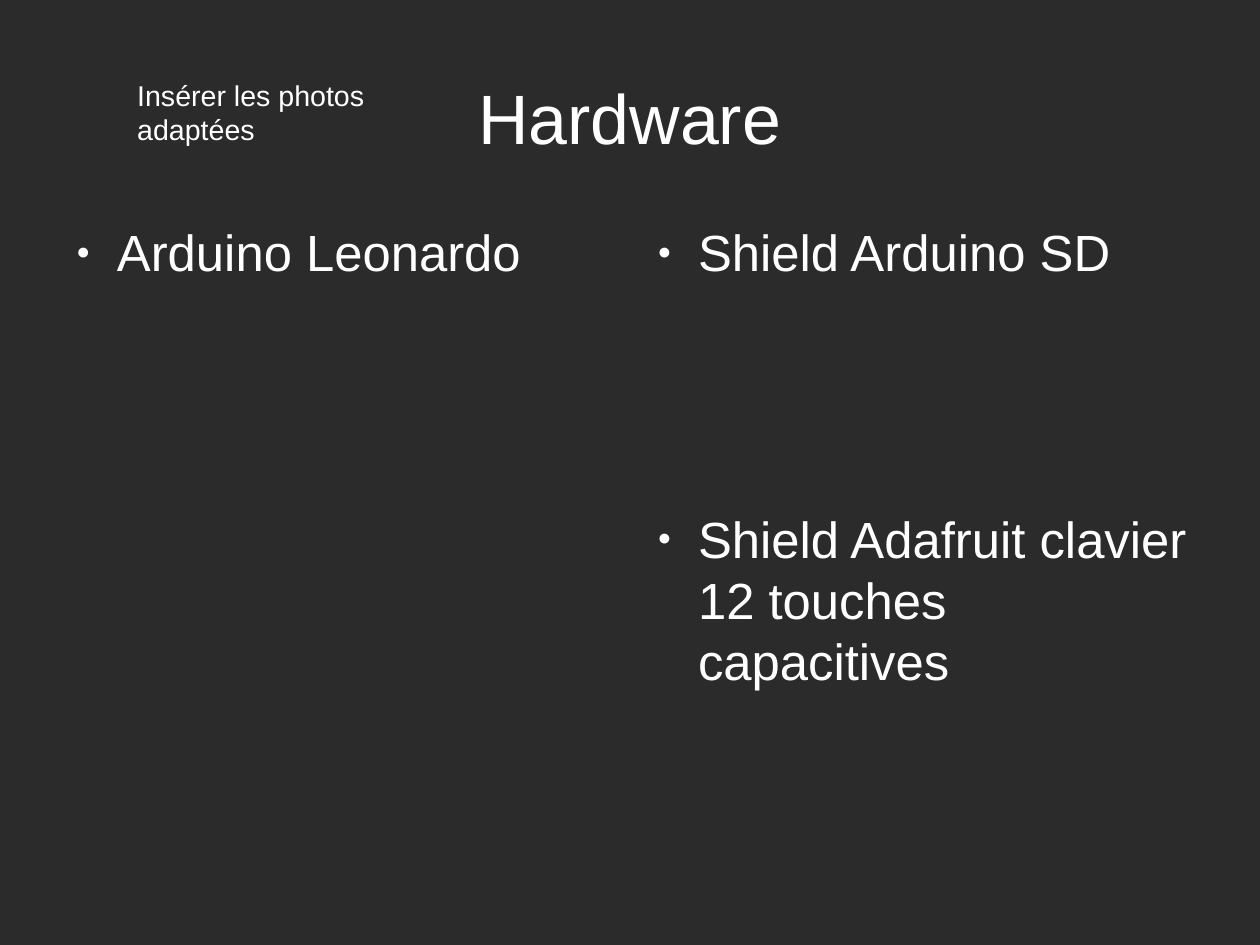
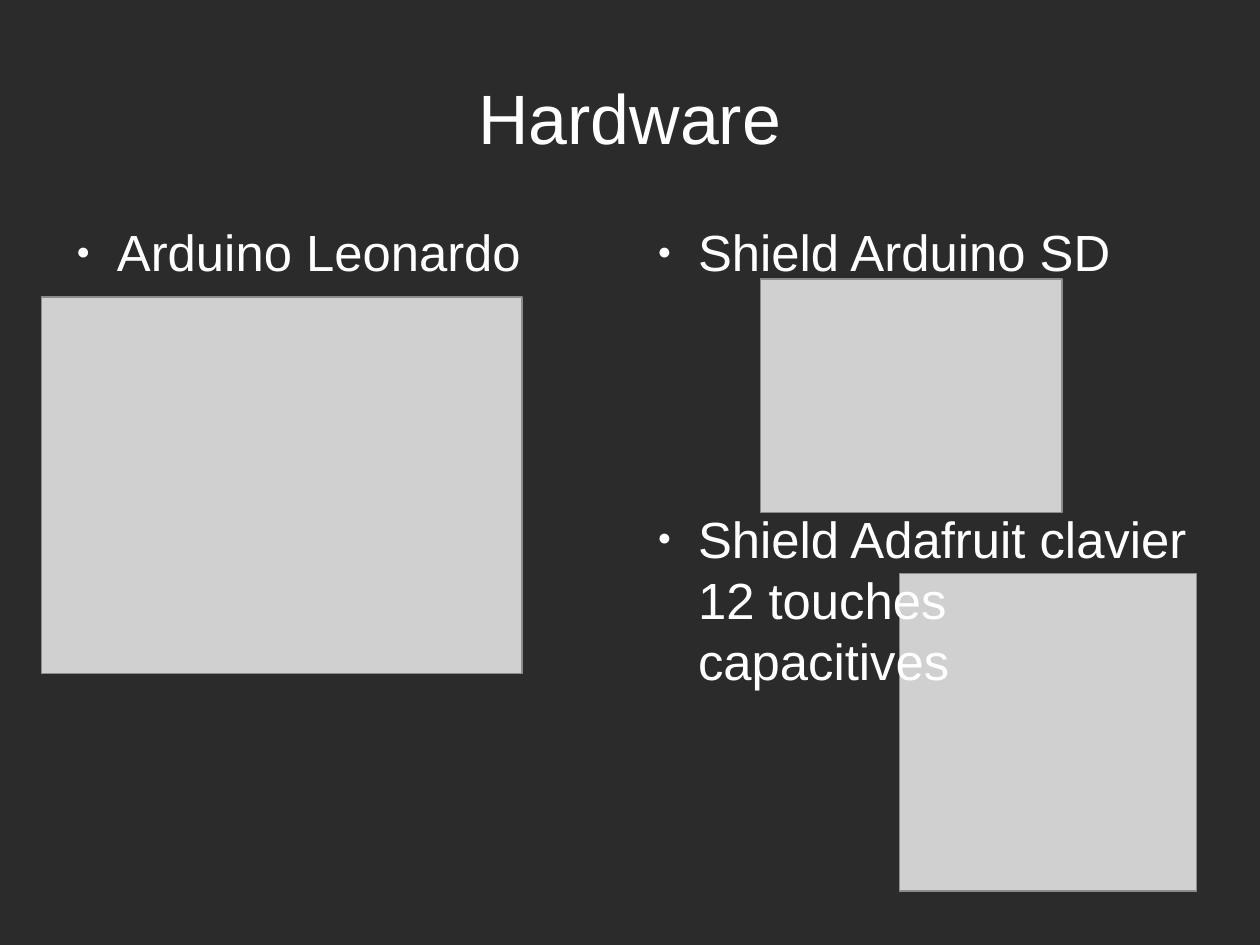
Before and after one commit to rguillomon/IMA3-4_Project, a slide deck: slide 13 of P12(périphUSB).odp. Drawn at 1260x945 pixels with LibreOffice and Linux fonts; fonts in the diff are those of the drawing; grey boxes stand for pictures; background and template pictures are left out; a plain dark background stands for a picture behind light text. Boxes give left, top, right and bottom in pixels: in the first picture for what was removed or moved away, otherwise in the second. Text is boxed around its words. In the diff, an @@ line names an element or a change of style, - is before the commit and + after.

Commit message:
ajout photos des arduino sur odp

```diff
--- a/P12(périphUSB).odp
+++ b/P12(périphUSB).odp
@@ text removed at (x1=137, y1=85, x2=364, y2=146) @@
-Insérer les photos adaptées
@@ picture added at (x1=42, y1=297, x2=523, y2=674) @@
@@ picture added at (x1=760, y1=279, x2=1062, y2=512) @@
@@ picture added at (x1=900, y1=574, x2=1197, y2=892) @@
```
Also in this commit, not shown: 2 slides added, 2 slides removed.
